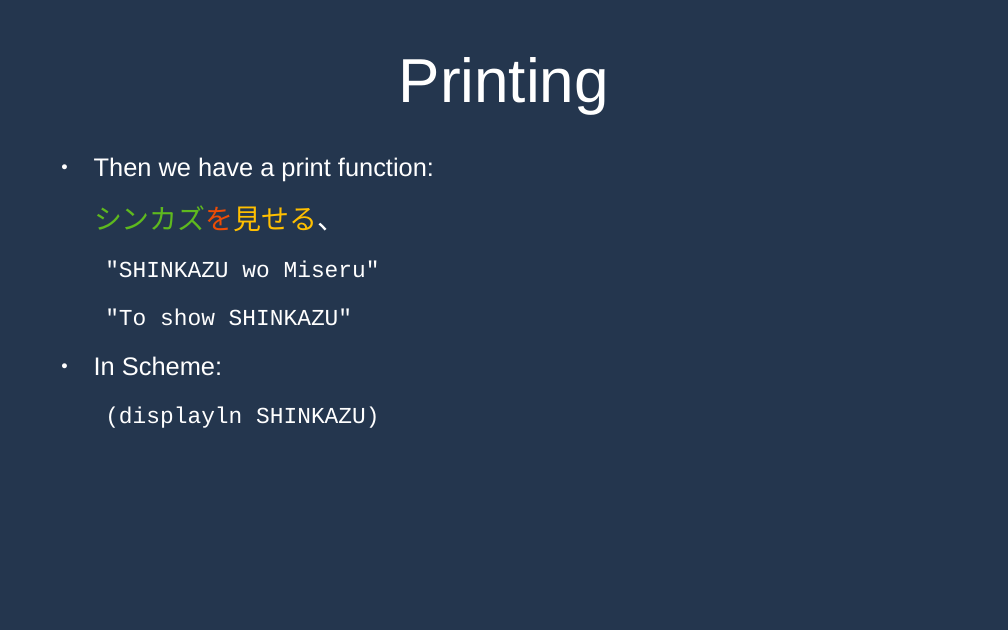
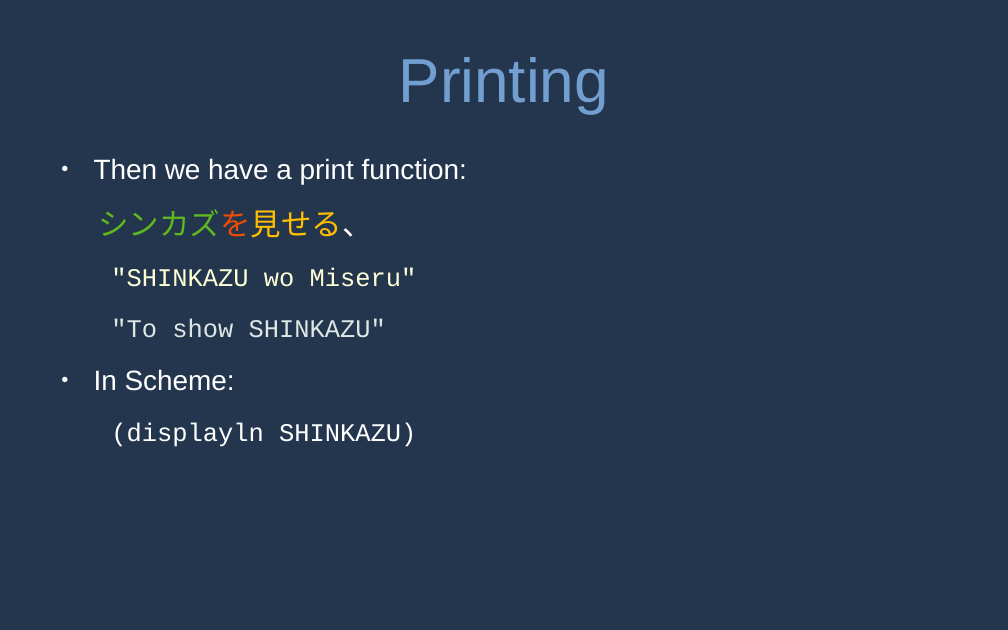
Before and after one commit to MrPicklePinosaur/haku, a slide deck: slide 34 of haku-talk/haku-talk.odp. Drawn at 1008x630 pixels with LibreOffice and Linux fonts; fonts in the diff are those of the drawing. Boxes give left, top, right and bottom in pixels: in the first picture for what was removed or moved away, otherwise in the second. Text is boxed around its words. In the diff, an @@ line names an element or a change of style, - is before the commit and + after.

```diff
--- a/haku-talk/haku-talk.odp
+++ b/haku-talk/haku-talk.odp
@@ title "Printing" at box(399, 57, 609, 113): text colour #FFFFFF to #729FCF @@
@@ text "Then we have a print ..." at box(94, 158, 467, 447): size 20 to 22 pt in "Then we have a print function:", "In Scheme:"; size 22 to 24 pt in "シンカズを見せる、"; size 18 to 20 pt in ""SHINKAZU wo Miseru"", ""To show SHINKAZU"", "(displayln SHINKAZU)"; text colour #FFFFFF to #FFFFD7 in ""SHINKAZU wo Miseru""; text colour #FFFFFF to #DEE7E5 in ""To show SHINKAZU"" @@
```
Also in this commit, not shown: 36 other slides changed, 6 slides added, 1 other file.
